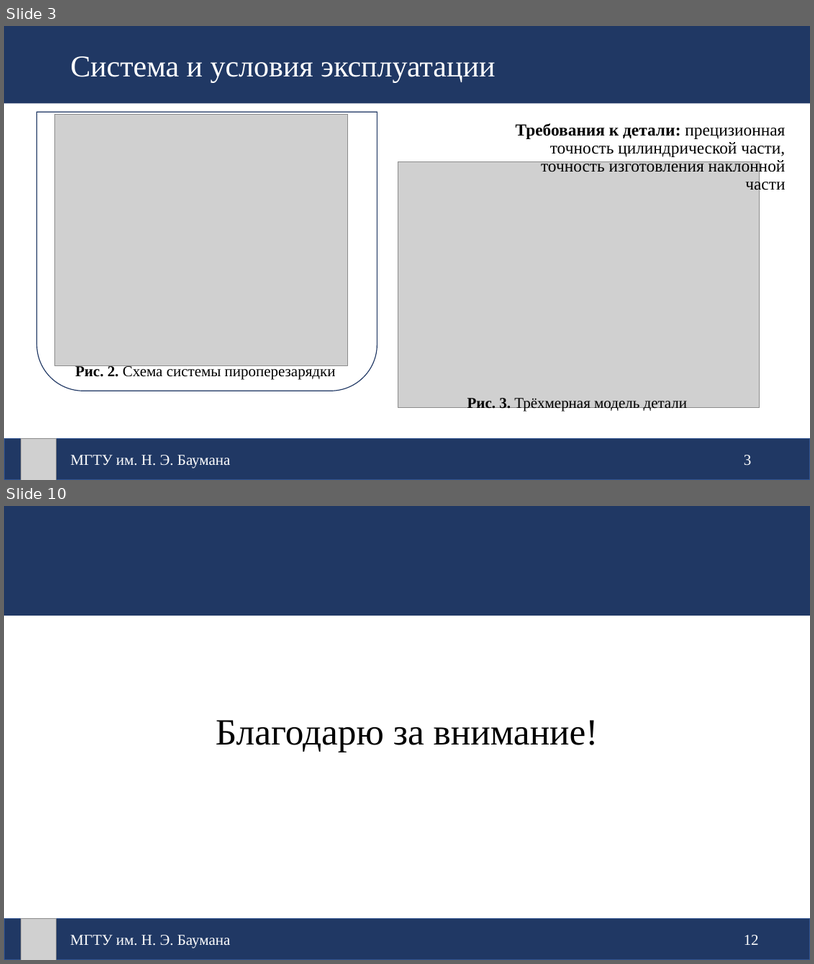
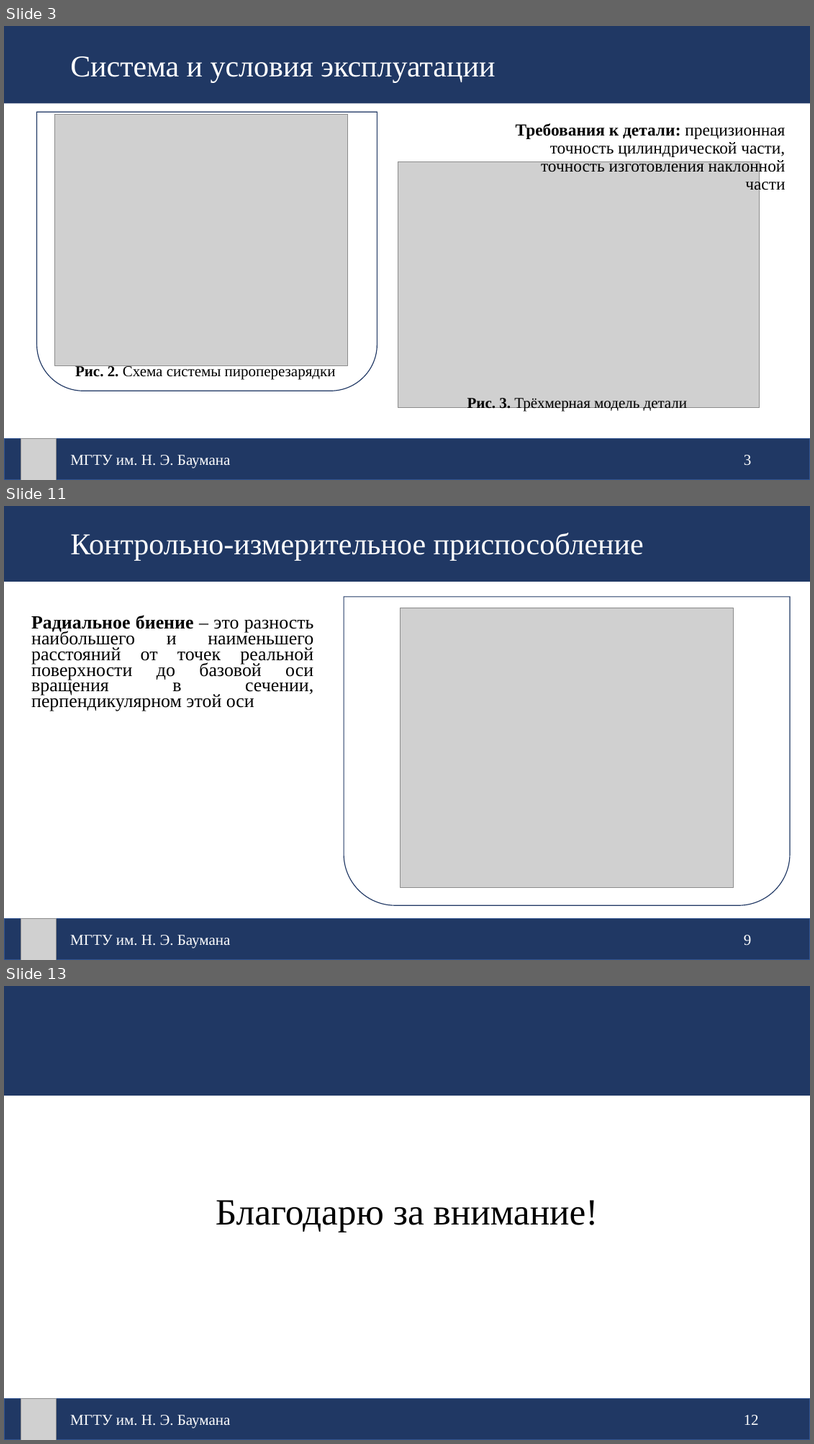
Before and after one commit to FlameDanita/CW_ProdTech, a slide deck: Защита_Широкопетлев.pptx. Shown one above the other, each under a label of ours: slides 3 and 10 before the commit, slides 3, 11 and 13 after it; the slides between them are not shown. The pictures are 814x964 and 814x1444 pixels, drawn with LibreOffice and Linux fonts; fonts in the diff are those of the drawing; grey boxes stand for pictures. Boxes give left, top, right and bottom in pixels: in the first picture for what was removed or moved away, otherwise in the second. Text is boxed around its words. In the diff, an @@ line names an element or a change of style, - is before the commit and + after.

```diff
--- a/Защита_Широкопетлев.pptx
+++ b/Защита_Широкопетлев.pptx
@@ slide 11 added at box(4, 506, 810, 960), background #FFFFFF @@
@@ rectangle added at box(4, 506, 810, 582), fill #203864, 36 pt, text #FFFFFF @@
+Контрольно-измерительное приспособление
@@ round same rect added at box(344, 597, 790, 906), fill #FFFFFF, outline #203864 1 pt @@
@@ picture added at box(401, 608, 734, 888) @@
@@ subtitle added at box(31, 615, 314, 711), 22.2 pt, text #000000 @@
+Радиальное биение – это разность наибольшего и наименьшего расстояний от точек реальной поверхности до базовой оси вращения в сечении, перпендикулярном этой оси
@@ text added at box(383, 880, 761, 904), 18 pt, text #000000 @@
+Рис. 8. Измерение биения вала
@@ rectangle added at box(4, 919, 810, 960), fill #203864, outline #325491 1 pt, 18 pt, text #FFFFFF @@
+МГТУ им. Н. Э. Баумана
@@ picture added at box(21, 919, 56, 960) @@
@@ text added at box(744, 934, 751, 944), 18 pt, text #FFFFFF @@
+9
@@ what was slide 10 is now slide 13 @@
```
Also in this commit, not shown: 3 slides changed, 3 other slides added, 1 slide removed, 21 other files.
